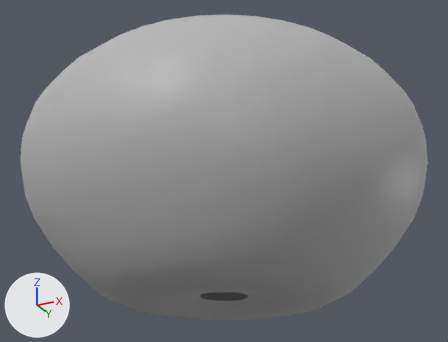
Before and after pictures for a commit that changed the FBX model Assets/Assets/VFX/Top_Explosion.fbx.
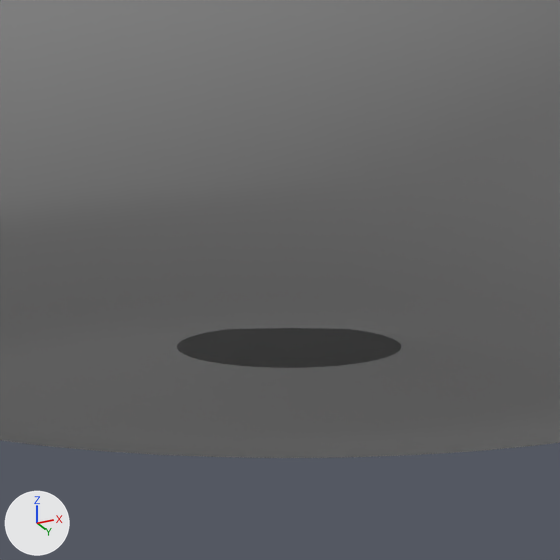
Each version is shown whole from a 50 mm lens placed at (18.7, -37.3, 7.9), pointed at (0.1, -0.2, 24.6), then close up on the part from 36% to 63% of the width and 65% to 100% of the height. Every picture has the same lights, and +X, +Y and +Z are marked at lower left. Where no turn or scale is listed for an object, it has been applied to the vertices.

Script lines for the objects in view, before the commit:
```python
me_mesh = bpy.data.meshes.new('Mesh')
me_mesh.from_pydata(...)  # 680 vertices, 640 faces; spans x -14.0..14.0, y -14.0..14.0, z -0.6..18.4
me_mesh.materials.append(mat_lambert1)  # grey #bcbcbc
ob_top_explosion = bpy.data.objects.new('Top_Explosion', me_mesh)
ob_top_explosion.location = (0.0, 0.0, 15.67)
```
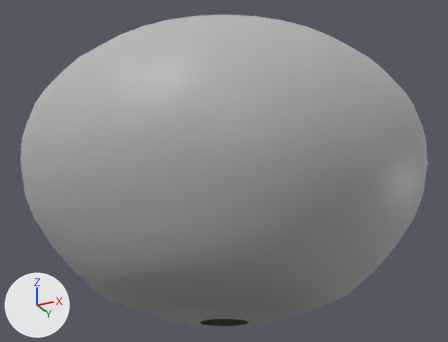
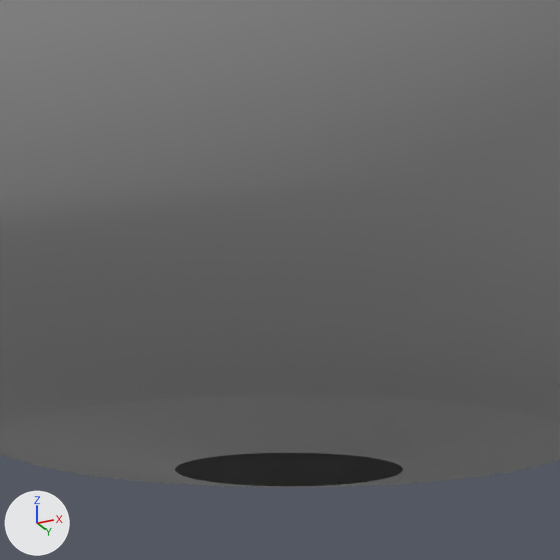
The newer file is also rescaled (x0.895), turned or shifted as a whole; pictures and numbers use the older file's frame.

Edits to the bpy script that builds the scene:
```text
Change me_mesh:
    where me_mesh.from_pydata(...)  # 680 vertices, 640 faces; spans x -14.0..14.0, y -14.0..14.0, z -0.6..18.4
    used by ob_top_explosion; location = (0.0, 0.0, 15.67)
    me_mesh part 1: all 80 vertices in x -4.2..4.2, y -4.2..4.2, z -0.5..0.0 are scaled about their middle by (1, 1, -0.654), then moved by (0.0, 0.0, -1.3)
```

Location of each change, (x1, y1, x2, y2) in pixels of the close-ups (560 x 560 px; the box of a moved part takes in the faces that stretch with it):
'Top_Explosion', reshaped: before (0, 0, 560, 458); after (0, 0, 560, 487)
part 1 of me_mesh, moved or reshaped: before (0, 294, 560, 458); after (0, 294, 560, 487)
